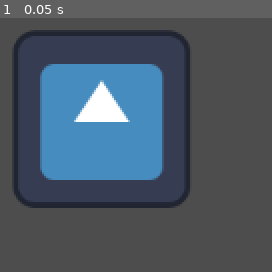
Above: before the commit, frame 1.
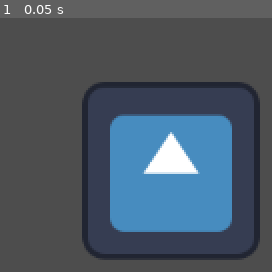
Above: after the commit, the same moment.

Repository: Mfrank34/DungeonHeart
Game: Godot game, scene res://TestItem.tscn
Two runs of this game, one before a commit and one after it. Both use one fixed random seed, a clock stepped at 60 frames per second and the inputs below. The engine's default icon, where the game draws it, is replaced by a stand-in: a white triangle on a blue panel in a dark square.
Inputs:
- Up to frame 1 (0.05 s): no input

The runs differ from the first frame. In frame 1, 40% of the frame differs, in the area x 5-96%, y 4-96%.

Commit message:
Game Textures

Diff:
--- a/TestItem.tscn
+++ b/TestItem.tscn
@@ -5,5 +5,5 @@
 [node name="Node2D" type="Node2D"]
 
 [node name="Sprite2D" type="Sprite2D" parent="."]
-position = Vector2(82, 76)
+position = Vector2(132, 113)
 texture = ExtResource("1_lohep")
Not shown, added: Bin/Cainos Textures Documentation/Changelog.txt
Binary file added: Textures/TX Plant.png
Binary file added: Textures/TX Player.png
Binary file added: Textures/TX Props.png
Binary file added: Textures/TX Shadow Plant.png
Binary file added: Textures/TX Shadow.png
Binary file added: Textures/TX Struct.png
Binary file added: Textures/TX Tileset Grass.png
Binary file added: Textures/TX Tileset Stone Ground.png
Binary file added: Textures/TX Tileset Wall.png
Not shown, added: Bin/Cainos Textures Documentation/Document.pdf
Not shown, changed: README.md
